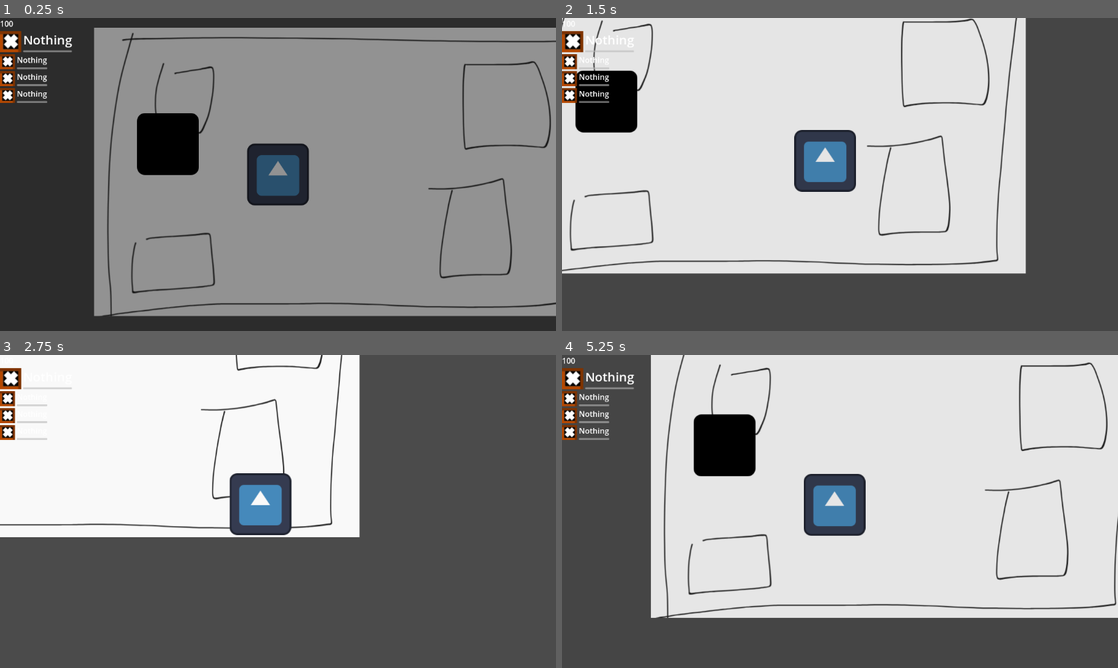
Above: before the commit, frames 1-4 (two rows, left to right).
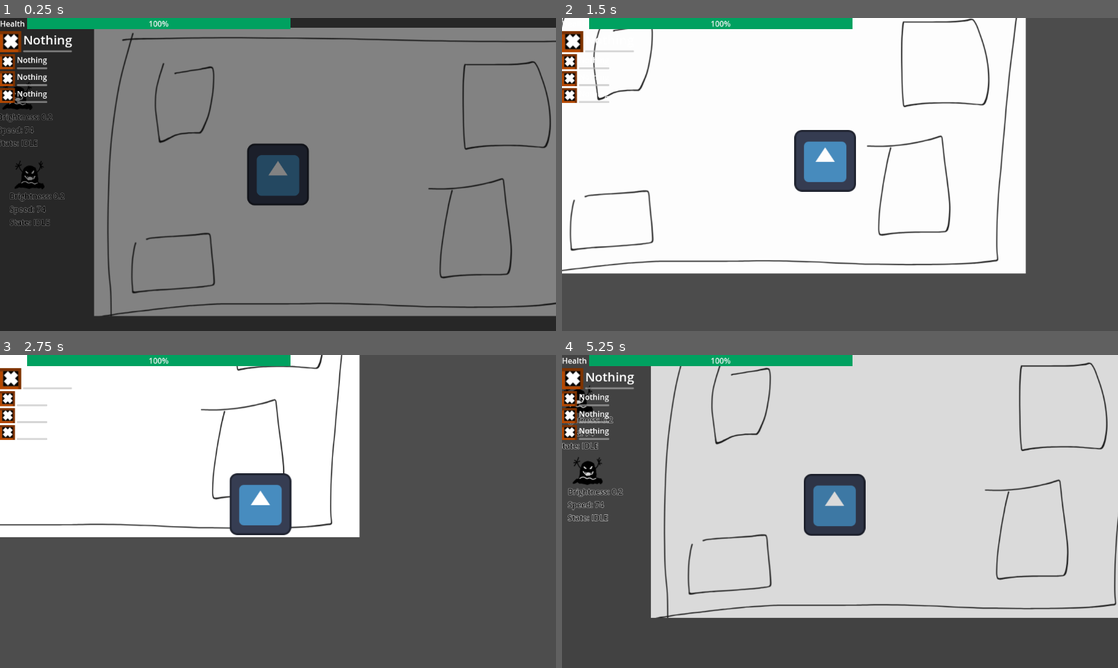
Above: after the commit, the same moments.

Repository: Gurkgamer/PirateSoftware_SummerJam_2024
Game: Godot game, scene res://Scenes/Levels/Test/test_level.tscn
Same seed, same stepped clock (60 frames per second), same inputs: the game is played once before the commit and once after it. The engine's default icon, where the game draws it, is replaced by a stand-in: a white triangle on a blue panel in a dark square.
Inputs (mouse positions are in pixels of both pictures, inside the frame that each line leads up to):
- Up to frame 1 (0.25 s): no input
- Up to frame 2 (1.5 s): move the mouse to (962, 158) at 0.52 s; press the mouse at (962, 158) at 0.53 s; hold D (Right) 0.53-1.28 s; move the mouse to (728, 190) at 1.27 s; release the mouse at (728, 190) at 1.28 s; hold S (Down) from 1.28 s (still down); click (728, 190) at 1.35 s
- Up to frame 3 (2.75 s): move the mouse to (333, 442) at 2.02 s; release S (Down) at 2.03 s; press the mouse at (333, 442) at 2.03 s; hold D (Right) from 2.03 s (still down)
- Up to frame 4 (5.25 s): move the mouse to (812, 574) at 2.77 s; release D (Right) at 2.78 s; release the mouse at (812, 574) at 2.78 s; hold W (Up) 2.78-3.53 s; click (812, 574) at 2.85 s; move the mouse to (1006, 558) at 3.52 s; press the mouse at (1006, 558) at 3.53 s; hold A (Left) 3.53-5.03 s; move the mouse to (673, 464) at 4.27 s; release the mouse at (673, 464) at 4.28 s; click (673, 464) at 4.35 s; move the mouse to (867, 511) at 5.02 s; press the mouse at (867, 511) at 5.03 s; hold S (Down) from 5.03 s (still down)

The runs differ from the first frame. In frame 1, 4.7% of the frame differs, in the area x 0-53%, y 0-67%; in frame 2, 3.9%; in frame 3, 1.7%; in frame 4, 4.8%, in the area x 0-53%, y 0-54%.

Commit message:
Se crea enemigo sombra

Diff:
--- a/Scenes/CanvasLayers/AlchemyMenu/Scripts/alchemy_menu.gd
+++ b/Scenes/CanvasLayers/AlchemyMenu/Scripts/alchemy_menu.gd
@@ -41,7 +41,7 @@
 	formula_notebook.return_from_notebook_entries.connect(_on_return_from_notebook_entries)
 	formula_notebook.global_position.x = get_viewport().get_visible_rect().size.x
 
-func _process(delta: float) -> void:
+func _process(_delta: float) -> void:
 	%FormulaNotebookButton.disabled = false if is_alchemy_menu_open else true
 
 func set_gaunlet_setups(gaunlets : PackedVector3Array, current_gaunlet : int) -> void:
--- a/Scenes/Shadows/Scripts/brightness.gd
+++ b/Scenes/CanvasLayers/Brightness/Scripts/brightness.gd
@@ -2,15 +2,15 @@
 
 var number_bonfires : float
 var number_shadows : float
+var current_brightness: float
 
 func _process(_delta: float) -> void:
-	var brightness : float
 	number_shadows = 0
 	number_bonfires = get_tree().get_nodes_in_group("BonFire").size()
 	var shadows = get_tree().get_nodes_in_group("Shadow")
 
 	for next_shadow in shadows:
-		if next_shadow.is_inside_screen:
+		if next_shadow.is_inside_screen: #SUGGESTION -> Hacer que las fogatas tambien funcionen solo si estan en pantalla?
 			number_shadows += 1
 
 	if number_shadows >= 10 :
@@ -19,10 +19,15 @@
 		number_bonfires = 10
 
 	if number_shadows == 0:
-		brightness = 0
+		current_brightness = 0
 	elif number_bonfires == 0:
-		brightness = number_shadows / 10.0
+		current_brightness = number_shadows / 10.0
 	else :
-		brightness = (number_shadows  - number_bonfires) / 10.0
+		current_brightness = (number_shadows  - number_bonfires) / 10.0
+
+	current_brightness = clamp(current_brightness, 0.0, 1.0)
 	var tween = create_tween()
-	tween.tween_property(%TextureRect, "modulate:a",brightness,0.5)
+	tween.tween_property(%TextureRect, "modulate:a",current_brightness,0.5)
+
+func get_brightness() -> float:
+	return current_brightness
--- a/Scenes/Shadows/brightness.tscn
+++ b/Scenes/CanvasLayers/Brightness/brightness.tscn
@@ -1,7 +1,7 @@
 [gd_scene load_steps=3 format=3 uid="uid://dkbqr7b4d6s0s"]
 
-[ext_resource type="Script" path="res://Scenes/Shadows/Scripts/brightness.gd" id="1_r8f2h"]
-[ext_resource type="Texture2D" uid="uid://c0iq5mvma7od8" path="res://Scenes/Shadows/Images/shader_white.png" id="2_rutpq"]
+[ext_resource type="Script" path="res://Scenes/CanvasLayers/Brightness/Scripts/brightness.gd" id="1_r8f2h"]
+[ext_resource type="Texture2D" uid="uid://c0iq5mvma7od8" path="res://Scenes/CanvasLayers/Brightness/Images/shader_white.png" id="2_rutpq"]
 
 [node name="Brightness" type="CanvasLayer" groups=["BrightnessLayer"]]
 process_mode = 1
--- a/Scenes/CanvasLayers/PlayerStatus/Scripts/player_status.gd
+++ b/Scenes/CanvasLayers/PlayerStatus/Scripts/player_status.gd
@@ -1,6 +1,4 @@
 extends CanvasLayer
-
-@onready var health: Label = %Health
 
 func _process(_delta: float) -> void:
 	%SpellProgress0.value = SpellCooldownManager.get_cooldown_remaing_time(%SpellName0.text)
@@ -11,9 +9,6 @@
 	%SpellProgress1.value = 100 if %SpellProgress1.value == 0 else %SpellProgress1.value
 	%SpellProgress2.value = 100 if %SpellProgress2.value == 0 else %SpellProgress2.value
 	%SpellProgress3.value = 100 if %SpellProgress3.value == 0 else %SpellProgress3.value
-
-func set_player_hearlth(value : int) -> void:
-	%Health.text = str(value)
 
 var active_spell_name
 var active_spell_icon
@@ -46,7 +41,7 @@
 var spell_name
 var spell_icon
 
-func set_gaunlet_data(name: String, icon: CompressedTexture2D,  position: int) -> void:
+func set_gaunlet_data(p_name: String, icon: CompressedTexture2D,  position: int) -> void:
 
 	match position:
 		0:
@@ -62,5 +57,8 @@
 			spell_name = %SpellName3
 			spell_icon = %SpellIcon3
 
-	spell_name.text = name
+	spell_name.text = p_name
 	spell_icon.texture = icon
+
+func set_player_health(value : int) -> void :
+	%HealthBar.value = value
--- a/Scenes/CanvasLayers/PlayerStatus/player_status.tscn
+++ b/Scenes/CanvasLayers/PlayerStatus/player_status.tscn
@@ -1,7 +1,13 @@
-[gd_scene load_steps=3 format=3 uid="uid://bxdcdi2qveb03"]
+[gd_scene load_steps=5 format=3 uid="uid://bxdcdi2qveb03"]
 
 [ext_resource type="Script" path="res://Scenes/CanvasLayers/PlayerStatus/Scripts/player_status.gd" id="1_cmkwq"]
 [ext_resource type="Texture2D" uid="uid://c415ayvnkkulp" path="res://Scenes/AlchemySpells/Nothing/Images/nothing_icon.png" id="2_7iwvb"]
+
+[sub_resource type="StyleBoxFlat" id="StyleBoxFlat_eliyy"]
+bg_color = Color(0.231373, 0, 0, 1)
+
+[sub_resource type="StyleBoxFlat" id="StyleBoxFlat_pm8f3"]
+bg_color = Color(0, 0.630542, 0.37858, 1)
 
 [node name="PlayerStatus" type="CanvasLayer"]
 process_mode = 3
@@ -21,6 +27,20 @@
 unique_name_in_owner = true
 layout_mode = 2
 text = "Health"
+
+[node name="HealthBar" type="ProgressBar" parent="Control/HBoxContainer"]
+unique_name_in_owner = true
+layout_mode = 2
+size_flags_horizontal = 3
+theme_override_styles/background = SubResource("StyleBoxFlat_eliyy")
+theme_override_styles/fill = SubResource("StyleBoxFlat_pm8f3")
+step = 1.0
+value = 25.0
+rounded = true
+
+[node name="Control" type="Control" parent="Control/HBoxContainer"]
+layout_mode = 2
+size_flags_horizontal = 3
 
 [node name="VBoxContainer" type="VBoxContainer" parent="Control"]
 layout_mode = 2
--- /dev/null
+++ b/Scenes/Enemies/ShadowCreature/shadow_creature.gd
@@ -0,0 +1,110 @@
+extends CharacterBody2D
+
+@onready var visible_on_screen_notifier_2d: VisibleOnScreenNotifier2D = %VisibleOnScreenNotifier2D
+@onready var animated_sprite_2d: AnimatedSprite2D = %AnimatedSprite2D
+@onready var idle_timer: Timer = %IdleTimer
+const ENEMY_ATTACK = preload("res://Scenes/EnemyAttacks/enemy_attack.tscn")
+@onready var attack_timer: Timer = %AttackTimer
+var attack_cooldown : float = 2.0
+var attack_strengh : int = 4
+
+var is_inside_screen : bool = false
+var following_objective : CharacterBody2D
+var default_speed : float = 70.0
+var speed_brightness_boost : float = 20.0
+var speed : float
+
+enum states{
+	IDLE,
+	FOLLOW,
+	ATTACK
+}
+
+@onready var brightness_level_label: Label = %BrightnessLevelLabel #DEBUG
+@onready var speed_level_label: Label = %SpeedLevelLabel #DEBUG
+@onready var state_label: Label = $Control/HBoxContainer3/StateLabel #DEBUG
+
+var current_state : states
+
+func _ready() -> void:
+	current_state = states.IDLE
+	idle_timer.start()
+	if !following_objective:
+		following_objective = get_tree().get_first_node_in_group("Player")
+	attack_timer.wait_time = attack_cooldown
+
+func _process(delta: float) -> void:
+	set_speed()
+
+	match current_state:
+		states.IDLE:
+			play_idle(delta)
+		states.FOLLOW:
+			play_follow(delta)
+			animated_sprite_2d.play("walk")
+		states.ATTACK:
+			play_attack(delta)
+	state_label.text = str(states.keys()[current_state])
+	move_and_slide()
+
+func set_speed() -> void:
+	var brigthness_level = BrightnessManager.get_brigthness() # entre 0 y 1
+	brightness_level_label.text = str(brigthness_level)
+	speed = default_speed + (speed_brightness_boost * brigthness_level)
+	speed_level_label.text = str(speed)
+
+var rng = RandomNumberGenerator.new()
+
+func play_idle(delta : float) -> void:
+	velocity = Vector2.ZERO
+	if idle_timer.is_stopped() :
+		idle_timer.start()
+
+func _on_idle_timer_timeout() -> void:
+	var new_position_x = rng.randf_range(global_position.x - 100, global_position.x + 100)
+	var new_position_y = rng.randf_range(global_position.y + 200, global_position.y - 100)
+	animated_sprite_2d.play("walk")
+	var tween = create_tween()
+	tween.tween_property(self, "global_position", Vector2(new_position_x,new_position_y), 2).finished.connect(func() -> void : animated_sprite_2d.stop())
+
+func play_follow(delta : float) -> void:
+	idle_timer.stop()
+	var direction = (following_objective.global_position - global_position).normalized()
+	velocity = direction * speed
+
+func play_attack(delta : float) -> void:
+	idle_timer.stop()
+	if attack_timer.is_stopped():
+		attack_timer.start()
+	velocity = Vector2.ZERO
+
+func _on_attack_timer_timeout() -> void:
+	var current_brightnees = int(BrightnessManager.get_brigthness() * 10)
+	var total_strenght = attack_strengh + current_brightnees
+	var new_attack = ENEMY_ATTACK.instantiate()
+	new_attack.set_values(total_strenght, following_objective)
+	add_child(new_attack)
+
+func _on_visible_on_screen_notifier_2d_screen_entered() -> void:
+	is_inside_screen = true
+
+func _on_visible_on_screen_notifier_2d_screen_exited() -> void:
+	is_inside_screen = false
+
+func _on_vision_area_body_entered(body: Node2D) -> void:
+	if body.name == "Player":
+		current_state = states.FOLLOW
+
+func _on_vision_area_body_exited(body: Node2D) -> void:
+	if body.name == "Player":
+		current_state = states.IDLE
+		animated_sprite_2d.stop()
+
+func _on_damage_area_body_entered(body: Node2D) -> void:
+	if body.name == "Player":
+		current_state = states.ATTACK
+
+func _on_damage_area_body_exited(body: Node2D) -> void:
+	if body.name == "Player":
+		current_state = states.FOLLOW
+		attack_timer.stop()
--- /dev/null
+++ b/Scenes/Enemies/ShadowCreature/shadow_creature.tscn
@@ -0,0 +1,135 @@
+[gd_scene load_steps=9 format=3 uid="uid://u3t288ao6fax"]
+
+[ext_resource type="Script" path="res://Scenes/Enemies/ShadowCreature/shadow_creature.gd" id="1_dc36f"]
+[ext_resource type="Texture2D" uid="uid://cbm75md2kdpr4" path="res://Scenes/Enemies/ShadowCreature/Images/ShadowCreature_sheet.png" id="2_kh84b"]
+
+[sub_resource type="CircleShape2D" id="CircleShape2D_f5cou"]
+radius = 428.019
+
+[sub_resource type="CircleShape2D" id="CircleShape2D_e1jt1"]
+radius = 49.6488
+
+[sub_resource type="AtlasTexture" id="AtlasTexture_eqow6"]
+atlas = ExtResource("2_kh84b")
+region = Rect2(0, 0, 64, 64)
+
+[sub_resource type="AtlasTexture" id="AtlasTexture_jqhcr"]
+atlas = ExtResource("2_kh84b")
+region = Rect2(64, 0, 64, 64)
+
+[sub_resource type="SpriteFrames" id="SpriteFrames_4gvaw"]
+animations = [{
+"frames": [{
+"duration": 1.0,
+"texture": SubResource("AtlasTexture_eqow6")
+}, {
+"duration": 1.0,
+"texture": SubResource("AtlasTexture_jqhcr")
+}],
+"loop": true,
+"name": &"walk",
+"speed": 5.0
+}]
+
+[sub_resource type="CircleShape2D" id="CircleShape2D_573hj"]
+radius = 43.0465
+
+[node name="ShadowCreature" type="CharacterBody2D" groups=["Shadow"]]
+process_mode = 1
+script = ExtResource("1_dc36f")
+
+[node name="VisibleOnScreenNotifier2D" type="VisibleOnScreenNotifier2D" parent="."]
+unique_name_in_owner = true
+
+[node name="VisionArea" type="Area2D" parent="."]
+
+[node name="VisionShape" type="CollisionShape2D" parent="VisionArea"]
+shape = SubResource("CircleShape2D_f5cou")
+
+[node name="DamageArea" type="Area2D" parent="."]
+
+[node name="DamageShape" type="CollisionShape2D" parent="DamageArea"]
+shape = SubResource("CircleShape2D_e1jt1")
+debug_color = Color(0.997959, 0, 0.153954, 0.42)
+
+[node name="AnimatedSprite2D" type="AnimatedSprite2D" parent="."]
+unique_name_in_owner = true
+sprite_frames = SubResource("SpriteFrames_4gvaw")
+animation = &"walk"
+frame_progress = 0.497333
+
+[node name="Control" type="VBoxContainer" parent="."]
+offset_left = -41.0
+offset_top = 30.0
+offset_right = 51.0
+offset_bottom = 107.0
+
+[node name="HBoxContainer" type="HBoxContainer" parent="Control"]
+layout_mode = 2
+
+[node name="Label" type="Label" parent="Control/HBoxContainer"]
+layout_mode = 2
+theme_override_colors/font_color = Color(0, 0, 0, 1)
+theme_override_colors/font_outline_color = Color(1, 1, 1, 1)
+theme_override_constants/outline_size = 3
+text = "Brightness:"
+
+[node name="BrightnessLevelLabel" type="Label" parent="Control/HBoxContainer"]
+unique_name_in_owner = true
+layout_mode = 2
+theme_override_colors/font_color = Color(0, 0, 0, 1)
+theme_override_colors/font_outline_color = Color(1, 1, 1, 1)
+theme_override_constants/outline_size = 3
+
+[node name="HBoxContainer2" type="HBoxContainer" parent="Control"]
+layout_mode = 2
+
+[node name="Label" type="Label" parent="Control/HBoxContainer2"]
+layout_mode = 2
+theme_override_colors/font_color = Color(0, 0, 0, 1)
+theme_override_colors/font_outline_color = Color(1, 1, 1, 1)
+theme_override_constants/outline_size = 3
+text = "Speed:"
+
+[node name="SpeedLevelLabel" type="Label" parent="Control/HBoxContainer2"]
+unique_name_in_owner = true
+layout_mode = 2
+theme_override_colors/font_color = Color(0, 0, 0, 1)
+theme_override_colors/font_outline_color = Color(1, 1, 1, 1)
+theme_override_constants/outline_size = 3
+
+[node name="HBoxContainer3" type="HBoxContainer" parent="Control"]
+layout_mode = 2
+
+[node name="Label" type="Label" parent="Control/HBoxContainer3"]
+layout_mode = 2
+theme_override_colors/font_color = Color(0, 0, 0, 1)
+theme_override_colors/font_outline_color = Color(1, 1, 1, 1)
+theme_override_constants/outline_size = 3
+text = "State:"
+
+[node name="StateLabel" type="Label" parent="Control/HBoxContainer3"]
+layout_mode = 2
+theme_override_colors/font_color = Color(0, 0, 0, 1)
+theme_override_colors/font_outline_color = Color(1, 1, 1, 1)
+theme_override_constants/outline_size = 3
+
+[node name="HurtShape" type="CollisionShape2D" parent="."]
+shape = SubResource("CircleShape2D_573hj")
+debug_color = Color(0, 0.647118, 0.219727, 0.42)
+
+[node name="IdleTimer" type="Timer" parent="."]
+unique_name_in_owner = true
+wait_time = 5.0
+
+[node name="AttackTimer" type="Timer" parent="."]
+unique_name_in_owner = true
+
+[connection signal="screen_entered" from="VisibleOnScreenNotifier2D" to="." method="_on_visible_on_screen_notifier_2d_screen_entered"]
+[connection signal="screen_exited" from="VisibleOnScreenNotifier2D" to="." method="_on_visible_on_screen_notifier_2d_screen_exited"]
+[connection signal="body_entered" from="VisionArea" to="." method="_on_vision_area_body_entered"]
+[connection signal="body_exited" from="VisionArea" to="." method="_on_vision_area_body_exited"]
+[connection signal="body_entered" from="DamageArea" to="." method="_on_damage_area_body_entered"]
+[connection signal="body_exited" from="DamageArea" to="." method="_on_damage_area_body_exited"]
+[connection signal="timeout" from="IdleTimer" to="." method="_on_idle_timer_timeout"]
+[connection signal="timeout" from="AttackTimer" to="." method="_on_attack_timer_timeout"]
--- /dev/null
+++ b/Scenes/EnemyAttacks/Scripts/enemy_attack.gd
@@ -0,0 +1,15 @@
+extends Node2D
+
+var damage : int
+var damage_target :CharacterBody2D
+
+func set_values(damage_value : int, target : CharacterBody2D) -> void:
+	damage = damage_value
+	damage_target = target
+
+func _on_area_2d_body_entered(body: Node2D) -> void:
+	if body == damage_target :
+		damage_target.take_damage(damage, self)
+
+func _on_die_timer_timeout() -> void:
+	queue_free()
--- /dev/null
+++ b/Scenes/EnemyAttacks/enemy_attack.tscn
@@ -0,0 +1,33 @@
+[gd_scene load_steps=4 format=3 uid="uid://cbq3anshnfgwa"]
+
+[ext_resource type="Script" path="res://Scenes/EnemyAttacks/Scripts/enemy_attack.gd" id="1_tyqyo"]
+[ext_resource type="Texture2D" uid="uid://leuhs5xkeg5v" path="res://Scenes/EnemyAttacks/Images/enemy_attack.png" id="2_8pcm8"]
+
+[sub_resource type="CircleShape2D" id="CircleShape2D_jqchp"]
+radius = 74.0068
+
+[node name="EnemyAttack" type="Node2D"]
+process_mode = 1
+script = ExtResource("1_tyqyo")
+
+[node name="LeftAttackSprite" type="Sprite2D" parent="."]
+position = Vector2(-60, 0)
+texture = ExtResource("2_8pcm8")
+flip_h = true
+
+[node name="RightAttackSprite" type="Sprite2D" parent="."]
+position = Vector2(60, 0)
+texture = ExtResource("2_8pcm8")
+
+[node name="Area2D" type="Area2D" parent="."]
+
+[node name="CollisionShape2D" type="CollisionShape2D" parent="Area2D"]
+shape = SubResource("CircleShape2D_jqchp")
+
+[node name="DieTimer" type="Timer" parent="."]
+wait_time = 0.3
+one_shot = true
+autostart = true
+
+[connection signal="body_entered" from="Area2D" to="." method="_on_area_2d_body_entered"]
+[connection signal="timeout" from="DieTimer" to="." method="_on_die_timer_timeout"]
--- a/Scenes/Levels/Test/test_level.tscn
+++ b/Scenes/Levels/Test/test_level.tscn
@@ -2,7 +2,7 @@
 
 [ext_resource type="PackedScene" uid="uid://cw5ulthl1fbcm" path="res://Scenes/Player/player.tscn" id="1_egbyk"]
 [ext_resource type="Texture2D" uid="uid://d03rsft5kwyde" path="res://NVIDIA_Overlay_IKDcvsQpkT.png" id="1_w1sms"]
-[ext_resource type="PackedScene" uid="uid://u3t288ao6fax" path="res://shadow_enemy_temp.tscn" id="3_q8jqv"]
+[ext_resource type="PackedScene" uid="uid://u3t288ao6fax" path="res://Scenes/Enemies/ShadowCreature/shadow_creature.tscn" id="3_q8jqv"]
 
 [node name="TestLevel" type="Node2D" groups=["Level"]]
 process_mode = 1
@@ -14,11 +14,17 @@
 [node name="Player" parent="." instance=ExtResource("1_egbyk")]
 position = Vector2(334, 275)
 
-[node name="ShadowEnemyTemp6" parent="." instance=ExtResource("3_q8jqv")]
-position = Vector2(-346, -163)
+[node name="ShadowEnemyTemp2" parent="." instance=ExtResource("3_q8jqv")]
+position = Vector2(-181, 278)
 
-[node name="ShadowEnemyTemp" parent="." instance=ExtResource("3_q8jqv")]
-position = Vector2(-372, 359)
+[node name="ShadowCreature" parent="." instance=ExtResource("3_q8jqv")]
+position = Vector2(-206, 114)
 
-[node name="ShadowEnemyTemp2" parent="." instance=ExtResource("3_q8jqv")]
-position = Vector2(106, 212)
+[node name="ShadowCreature2" parent="." instance=ExtResource("3_q8jqv")]
+position = Vector2(-318, 376)
+
+[node name="ShadowCreature3" parent="." instance=ExtResource("3_q8jqv")]
+position = Vector2(-333, 226)
+
+[node name="ShadowCreature4" parent="." instance=ExtResource("3_q8jqv")]
+position = Vector2(-352, 75)
--- a/Scenes/Player/Scripts/player.gd
+++ b/Scenes/Player/Scripts/player.gd
@@ -1,19 +1,19 @@
 extends CharacterBody2D
 
 signal gaunlet_changed(direction : bool)
-signal health_change(new_health : bool)
+signal health_change(new_health : int)
 
 var health : int = 100
 const SPEED = 300.0
-const PROYECTIL = preload("res://Scenes/AlchemySpells/Test/proyectil.tscn")
 var spell_scene : PackedScene
-@onready var cooldown_timer: Timer = %CoolDownTimer
-var on_cooldown : bool = false
+var knockback_strength : float = 4.0
 
 func _physics_process(delta: float) -> void:
 	var direction = Input.get_vector("Left","Right","Up","Down")
 
-	global_position += direction * delta * SPEED
+	velocity = direction * SPEED
+
+	move_and_slide()
 
 func _input(event: InputEvent) -> void:
 	if event.is_action_pressed("Cast") and spell_scene:
@@ -32,5 +32,13 @@
 func set_spell(spell : PackedScene) -> void:
 	spell_scene = spell
 
-func _on_cool_down_timer_timeout() -> void:
-	on_cooldown = false
+func take_damage(quantity : int, reason) -> void:
+	health -= quantity
+	health_change.emit(health)
+	knockback(reason)
+
+func knockback(body_hit) -> void:
+	var direction = global_position.direction_to(body_hit.global_position)
+	var explosion_force = direction * knockback_strength
+	velocity += - explosion_force
+	print("pip")
--- a/Scenes/Player/player.tscn
+++ b/Scenes/Player/player.tscn
@@ -1,9 +1,12 @@
-[gd_scene load_steps=5 format=3 uid="uid://cw5ulthl1fbcm"]
+[gd_scene load_steps=6 format=3 uid="uid://cw5ulthl1fbcm"]
 
 [ext_resource type="Script" path="res://Scenes/Player/Scripts/player.gd" id="1_06ou5"]
 [ext_resource type="Texture2D" uid="uid://bcqmeah0a81ju" path="res://icon.svg" id="2_v5a83"]
 [ext_resource type="Script" path="res://Scenes/Player/Scripts/camera_2d.gd" id="3_lojil"]
 [ext_resource type="AudioStream" uid="uid://oxwrf6bbsw7h" path="res://Audio/SFX/Claps/clap001.ogg" id="4_r46af"]
+
+[sub_resource type="CircleShape2D" id="CircleShape2D_orym2"]
+radius = 39.1152
 
 [node name="Player" type="CharacterBody2D" groups=["Player"]]
 process_mode = 1
@@ -15,12 +18,9 @@
 [node name="Camera2D" type="Camera2D" parent="."]
 script = ExtResource("3_lojil")
 
-[node name="CoolDownTimer" type="Timer" parent="."]
-unique_name_in_owner = true
-one_shot = true
-
 [node name="ClapSFX" type="AudioStreamPlayer2D" parent="."]
 unique_name_in_owner = true
 stream = ExtResource("4_r46af")
 
-[connection signal="timeout" from="CoolDownTimer" to="." method="_on_cool_down_timer_timeout"]
+[node name="CollisionShape2D" type="CollisionShape2D" parent="."]
+shape = SubResource("CircleShape2D_orym2")
--- a/Scripts/brightness_manager.gd
+++ b/Scripts/brightness_manager.gd
@@ -1,7 +1,6 @@
 extends Node2D
 
-const BRIGHTNESS = preload("res://Scenes/Shadows/brightness.tscn")
-
+const BRIGHTNESS = preload("res://Scenes/CanvasLayers/Brightness/brightness.tscn")
 var brightness_layer
 var current_level
 
@@ -9,3 +8,6 @@
 	current_level = get_tree().get_first_node_in_group("Level")
 	brightness_layer = BRIGHTNESS.instantiate()
 	current_level.add_child(brightness_layer)
+
+func get_brigthness() -> float :
+	return brightness_layer.get_brightness()
--- a/Scripts/game_manager.gd
+++ b/Scripts/game_manager.gd
@@ -35,7 +35,7 @@
 	player.health_change.connect(on_player_health_change)
 	#TODO -> Mejor momento para añadir el layer de status?
 	player_status_layer = PLAYER_STATUS.instantiate()
-	player_status_layer.set_player_hearlth(player.health)
+	player_status_layer.set_player_health(player.health)
 	player_status_layer.layer = 2
 	for next_spell_position in range(available_gaunlets.size()-1,-1,-1):
 		update_player_layer_spell_data(available_gaunlets[next_spell_position],next_spell_position)
@@ -71,7 +71,7 @@
 	_on_alchemy_set_active_gaunlet(active_gaunlet_slot)
 
 func on_player_health_change(health_value : int) -> void:
-	pass
+	player_status_layer.set_player_health(health_value)
 
 func open_alchemy_menu() -> void:
 	get_tree().paused = true
--- a/project.godot
+++ b/project.godot
@@ -94,6 +94,7 @@
 OpenAlchemyMenu={
 "deadzone": 0.5,
 "events": [Object(InputEventMouseButton,"resource_local_to_scene":false,"resource_name":"","device":-1,"window_id":0,"a …(257 unchanged characters)…
+, Object(InputEventKey,"resource_local_to_scene":false,"resource_name":"","device":-1,"window_id":0,"alt_pressed":false,"shift_pressed":false,"ctrl_pressed":false,"meta_pressed":false,"pressed":false,"keycode":0,"physical_keycode":4194306,"key_label":0,"unicode":0,"location":0,"echo":false,"script":null)
 ]
 }
 
--- a/shadow_enemy_temp.gd
+++ /dev/null
@@ -1,21 +0,0 @@
-extends Node2D
-
-@onready var visible_on_screen_notifier_2d: VisibleOnScreenNotifier2D = %VisibleOnScreenNotifier2D
-@onready var sprite_2d: Sprite2D = %Sprite2D
-
-var is_inside_screen : bool = false
-
-# Called when the node enters the scene tree for the first time.
-func _ready() -> void:
-	pass # Replace with function body.
-
-# Called every frame. 'delta' is the elapsed time since the previous frame.
-func _process(delta: float) -> void:
-	print(is_inside_screen)
-
-func _on_visible_on_screen_notifier_2d_screen_entered() -> void:
-	is_inside_screen = true
-
-
-func _on_visible_on_screen_notifier_2d_screen_exited() -> void:
-	is_inside_screen = false
--- a/shadow_enemy_temp.tscn
+++ /dev/null
@@ -1,18 +0,0 @@
-[gd_scene load_steps=3 format=3 uid="uid://u3t288ao6fax"]
-
-[ext_resource type="Script" path="res://shadow_enemy_temp.gd" id="1_dc36f"]
-[ext_resource type="Texture2D" uid="uid://bcqmeah0a81ju" path="res://icon.svg" id="1_fjlgr"]
-
-[node name="ShadowEnemyTemp" type="Node2D" groups=["Shadow"]]
-script = ExtResource("1_dc36f")
-
-[node name="Sprite2D" type="Sprite2D" parent="."]
-unique_name_in_owner = true
-modulate = Color(0, 0, 0, 1)
-texture = ExtResource("1_fjlgr")
-
-[node name="VisibleOnScreenNotifier2D" type="VisibleOnScreenNotifier2D" parent="."]
-unique_name_in_owner = true
-
-[connection signal="screen_entered" from="VisibleOnScreenNotifier2D" to="." method="_on_visible_on_screen_notifier_2d_screen_entered"]
-[connection signal="screen_exited" from="VisibleOnScreenNotifier2D" to="." method="_on_visible_on_screen_notifier_2d_screen_exited"]
Renamed: Scenes/Shadows/Images/shader_white.png -> Scenes/CanvasLayers/Brightness/Images/shader_white.png
Not shown, changed: Scenes/CanvasLayers/Brightness/Images/shader_white.png.import
Binary file added: Scenes/Enemies/ShadowCreature/Images/ShadowCreature.png
Not shown, added: Scenes/Enemies/ShadowCreature/Images/ShadowCreature.png.import
Binary file added: Scenes/Enemies/ShadowCreature/Images/ShadowCreature_sheet.png
Not shown, added: Scenes/Enemies/ShadowCreature/Images/ShadowCreature_sheet.png.import
Binary file added: Scenes/EnemyAttacks/Images/enemy_attack.png
Not shown, added: Scenes/EnemyAttacks/Images/enemy_attack.png.import
